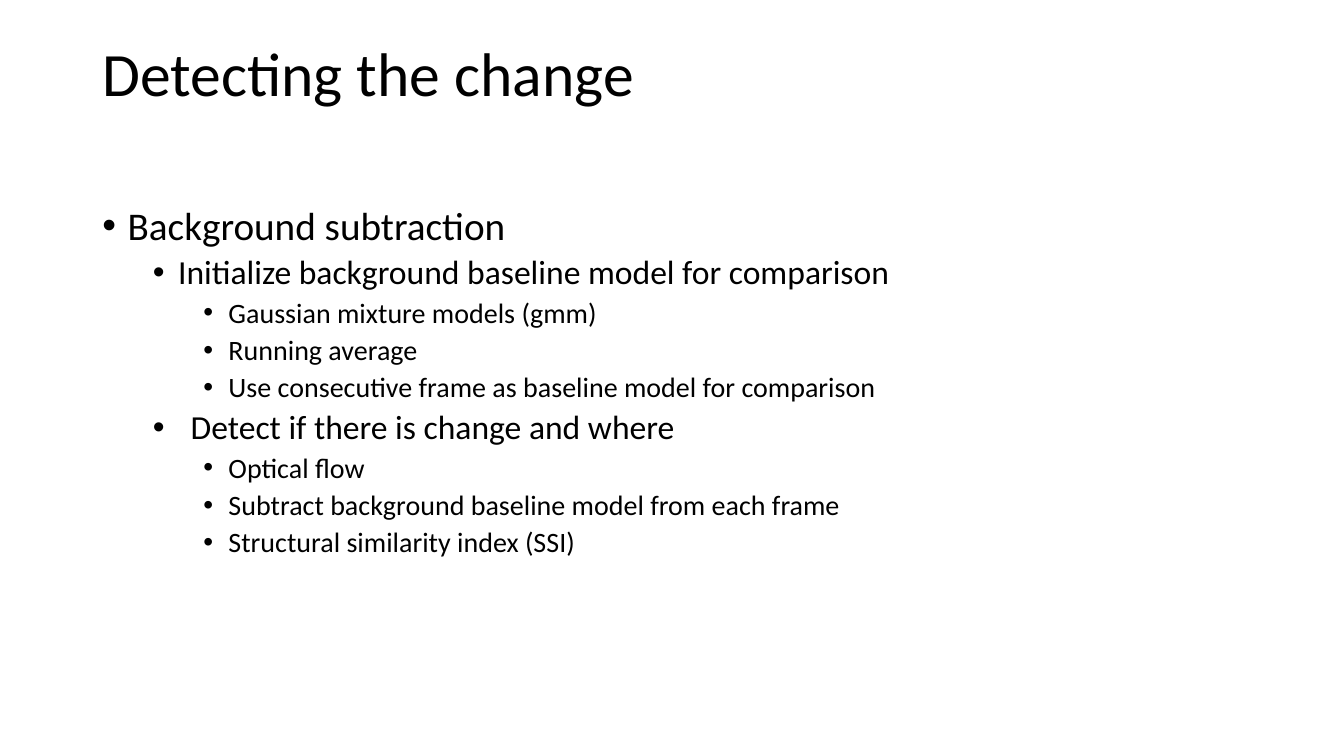
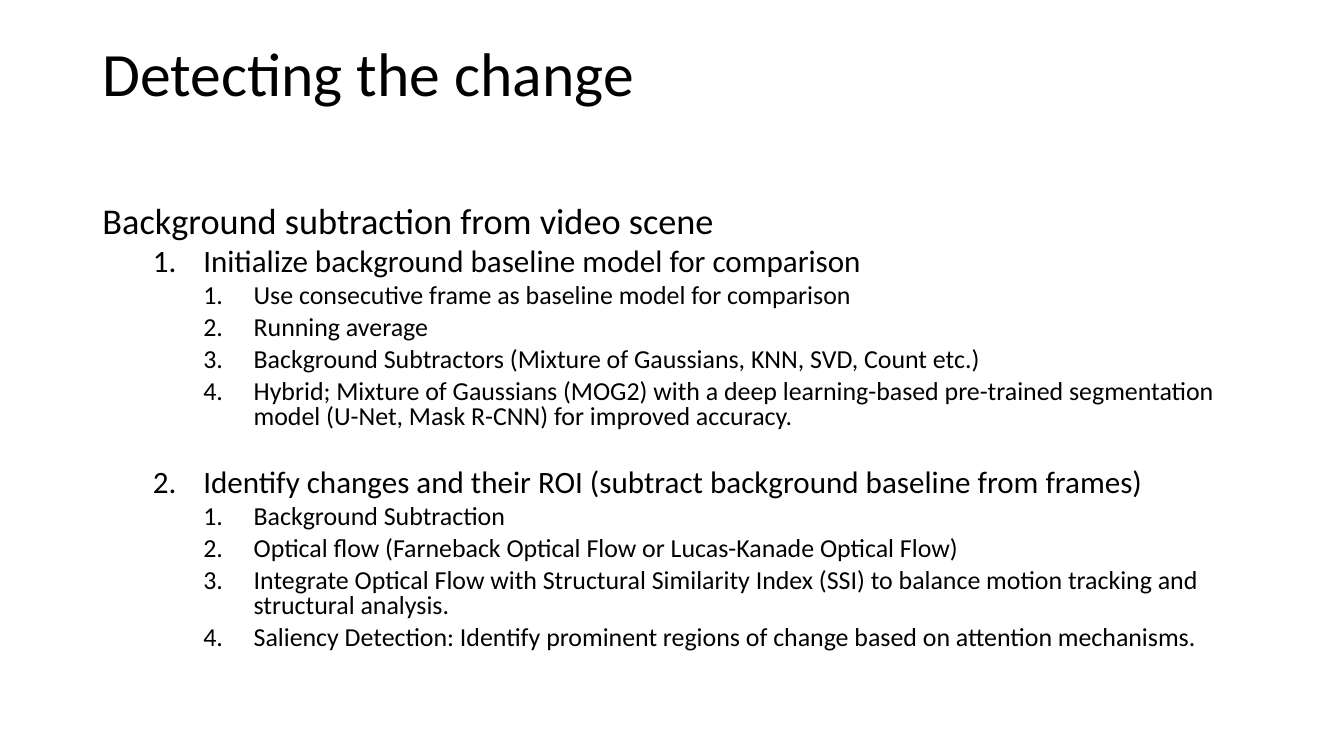
Before and after one commit to yishaiar/identify_static_video_changes, a slide deck: slide 3 of video_change_detection.pptx. Drawn at 1344x756 pixels with LibreOffice and Linux fonts; fonts in the diff are those of the drawing. Boxes give left, top, right and bottom in pixels: in the first picture for what was removed or moved away, otherwise in the second. Text is boxed around its words. In the diff, an @@ line names an element or a change of style, - is before the commit and + after.

Commit message:
added deep + background

```diff
--- a/video_change_detection.pptx
+++ b/video_change_detection.pptx
@@ text at (102,208,714,241): text changed; size 28 to 25.9 pt @@
-• Background subtraction
+Background subtraction from video scene
@@ text at (203,250,861,341): size 24 to 22.2 pt in "Initialize background baseline model for comparison"; size 20 to 18.5 pt in "Running average"; bullet • to 1.; line spacing 0.9 to 0.8 @@
@@ text at (254,286,850,309): text changed; size 20 to 18.5 pt @@
-    • Gaussian mixture models (gmm)
+    1. Use consecutive frame as baseline model for comparison
@@ text at (203,349,1213,651): text changed; size 20 to 18.5 pt @@
-    • Use consecutive frame as baseline model for comparison
-  • Detect if there is change and where
-    • Optical flow
-    • Subtract background baseline model from each frame
-    • Structural similarity index (SSI)
+    3. Background Subtractors (Mixture of Gaussians, KNN, SVD, Count etc.)
+    4. Hybrid; Mixture of Gaussians (MOG2) with a deep learning-based pre-trained segmentation model (U-Net, Mask R-CNN) for improved accuracy.
+  2. Identify changes and their ROI (subtract background baseline from frames)
+    1. Background Subtraction
+    2. Optical flow (Farneback Optical Flow or Lucas-Kanade Optical Flow)
+    3. Integrate Optical Flow with Structural Similarity Index (SSI) to balance motion tracking and structural analysis.
+    4. Saliency Detection: Identify prominent regions of change based on attention mechanisms.
```
Also in this commit, not shown: 13 other files.
